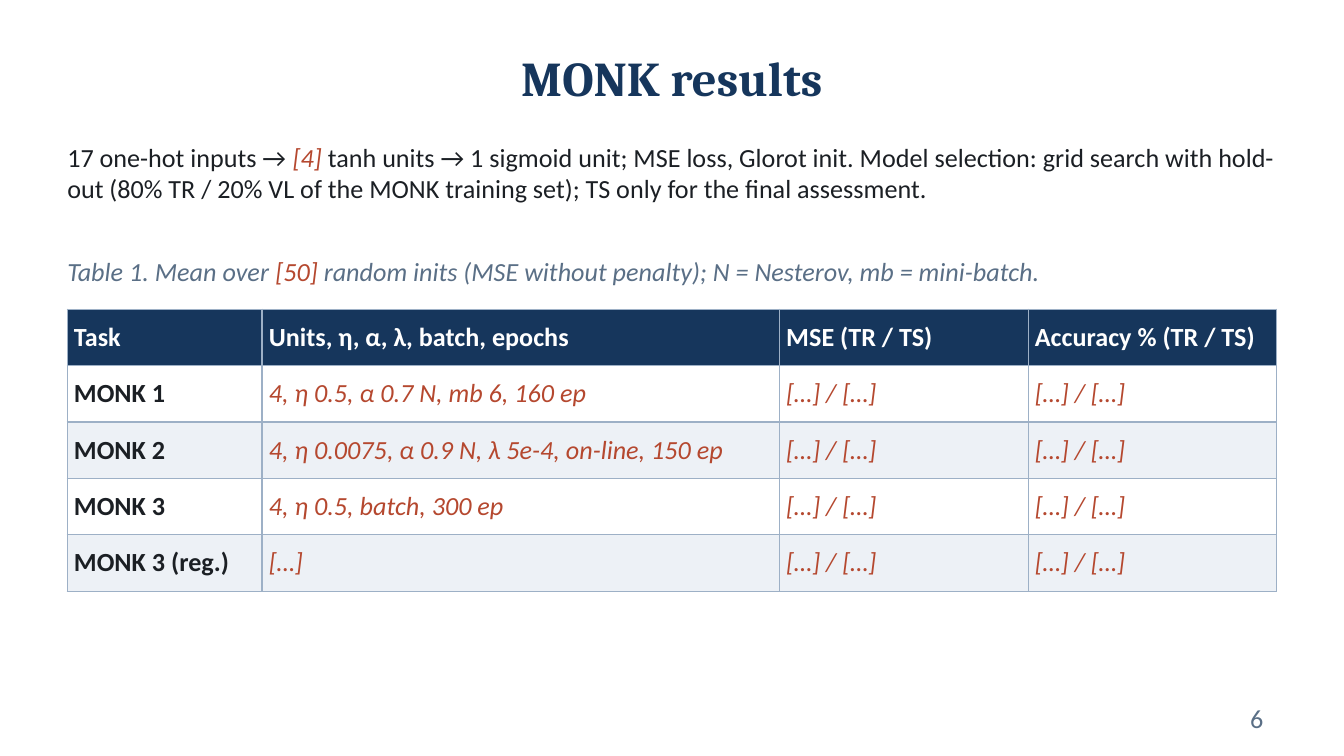
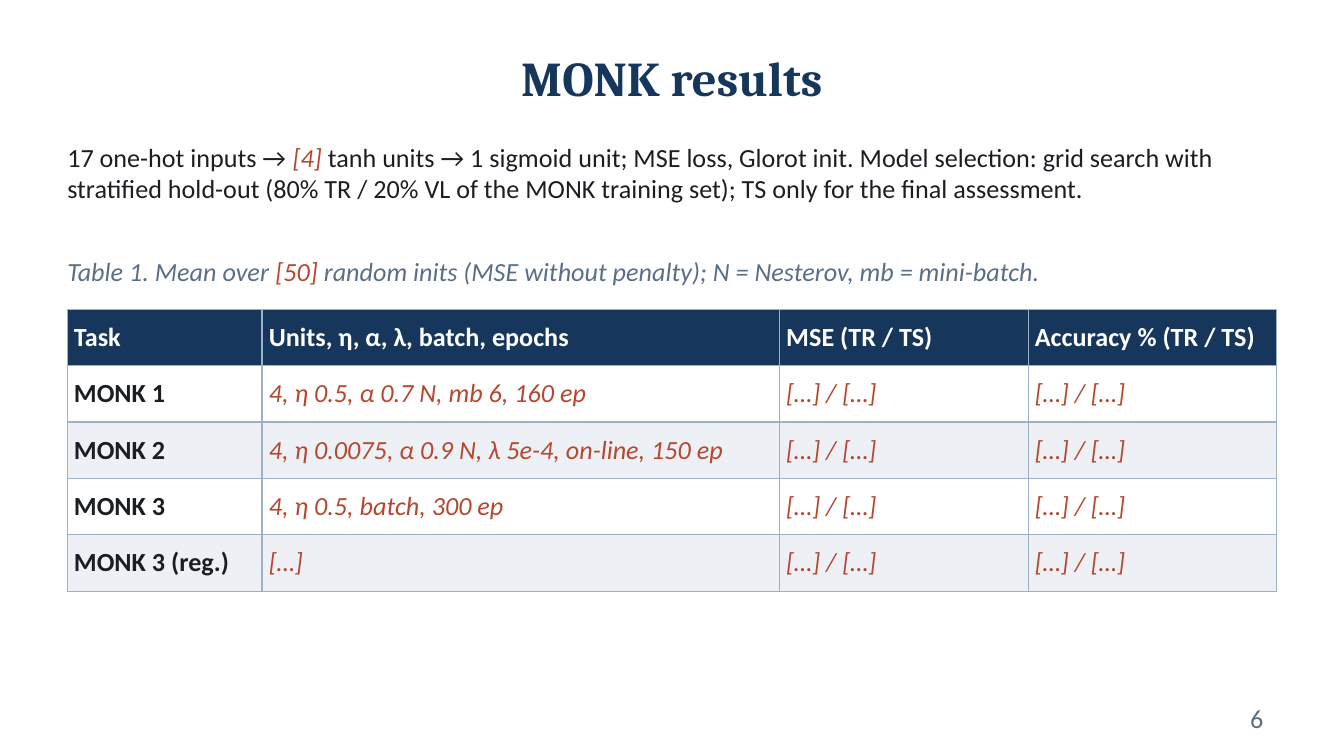
Before and after one commit to Fred-ef/ml_proj, a slide deck: slide 6 of Federico_Cristofaro_ML-2025_slides.pptx. Drawn at 1344x756 pixels with LibreOffice and Linux fonts; fonts in the diff are those of the drawing. Boxes give left, top, right and bottom in pixels: in the first picture for what was removed or moved away, otherwise in the second. Text is boxed around its words. In the diff, an @@ line names an element or a change of style, - is before the commit and + after.

```diff
--- a/Federico_Cristofaro_ML-2025_slides.pptx
+++ b/Federico_Cristofaro_ML-2025_slides.pptx
@@ text at (x1=67, y1=148, x2=1212, y2=203): text changed @@
-17 one-hot inputs → [4] tanh units → 1 sigmoid unit; MSE loss, Glorot init. Model selection: grid search with hold-out (80% TR / 20% VL of the MONK training set); TS only for the final assessment.
+17 one-hot inputs → [4] tanh units → 1 sigmoid unit; MSE loss, Glorot init. Model selection: grid search with stratified hold-out (80% TR / 20% VL of the MONK training set); TS only for the final assessment.
```
Also in this commit, not shown: 4 other slides changed.
